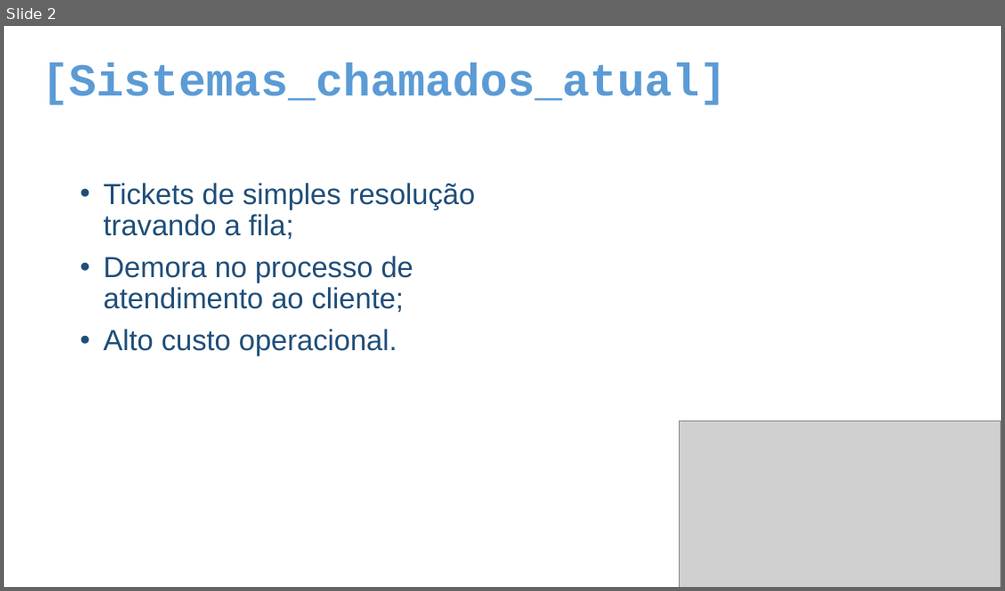
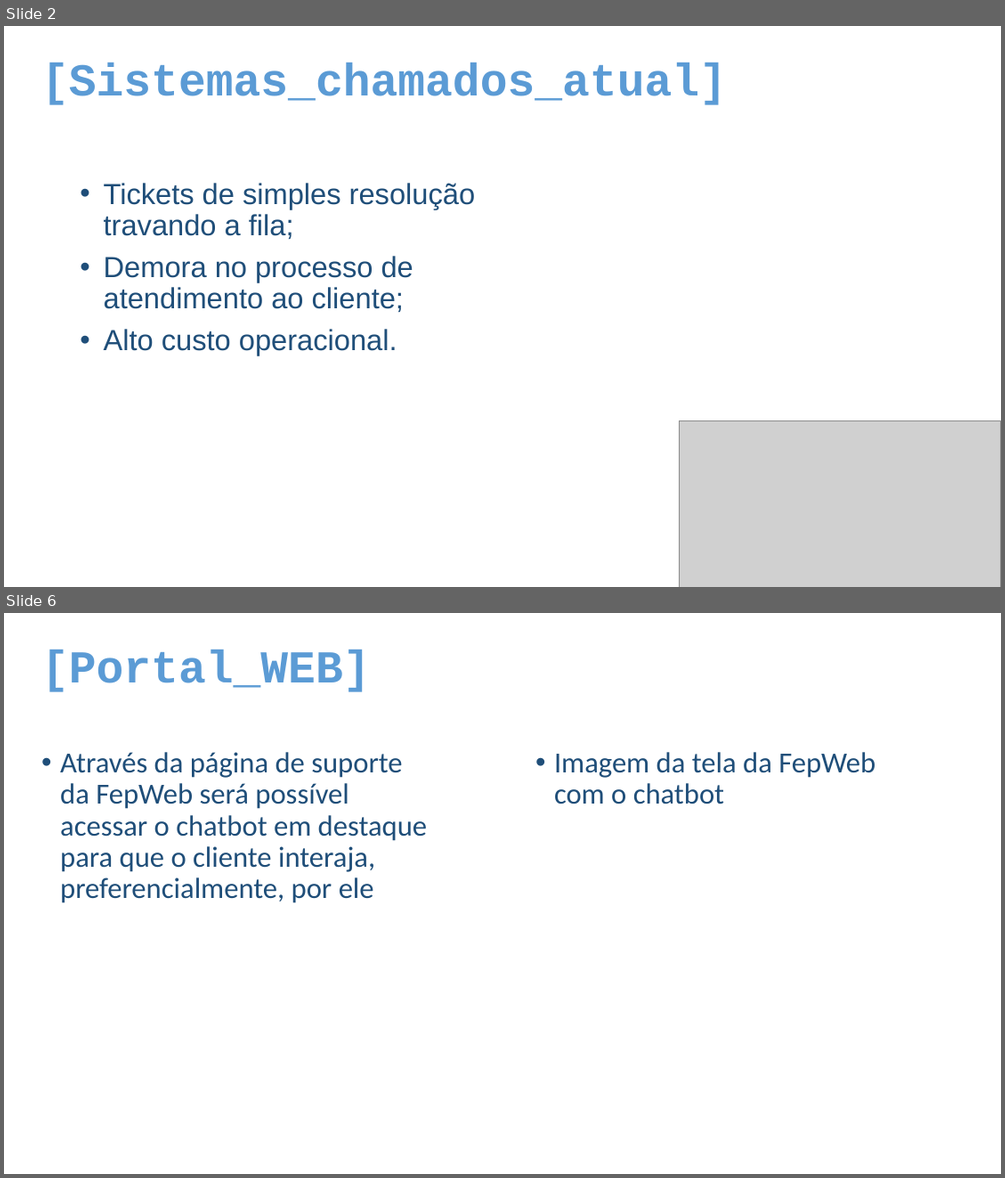
Before and after one commit to csportore-iot-senai/hackathon-febweb, a slide deck: ava-g4-hackathon-2.0.pptx. Shown one above the other, each under a label of ours: slide 2 before the commit, slides 2 and 6 after it; the slides between them are not shown. The pictures are 1005x591 and 1005x1178 pixels, drawn with LibreOffice and Linux fonts; fonts in the diff are those of the drawing; grey boxes stand for pictures; background and template pictures are left out. Boxes give left, top, right and bottom in pixels: in the first picture for what was removed or moved away, otherwise in the second. Text is boxed around its words. In the diff, an @@ line names an element or a change of style, - is before the commit and + after.

```diff
--- a/ava-g4-hackathon-2.0.pptx
+++ b/ava-g4-hackathon-2.0.pptx
@@ slide 6 added at <box>4,613,1001,1174</box>, background picture (left out) @@
@@ text added at <box>41,649,371,692</box>, 44 pt, text #5B9BD5, bold @@
+[Portal_WEB]
@@ text added at <box>60,752,427,903</box>, 28 pt, text #1F4E79 @@
+• Através da página de suporte da FepWeb será possível acessar o chatbot em destaque para que o cliente interaja, preferencialmente, por ele
@@ text added at <box>554,752,875,804</box>, 28 pt, text #1F4E79 @@
+• Imagem da tela da FepWeb com o chatbot
```
Also in this commit, not shown: 1 slide changed, 5 other slides added, 7 slides removed.
